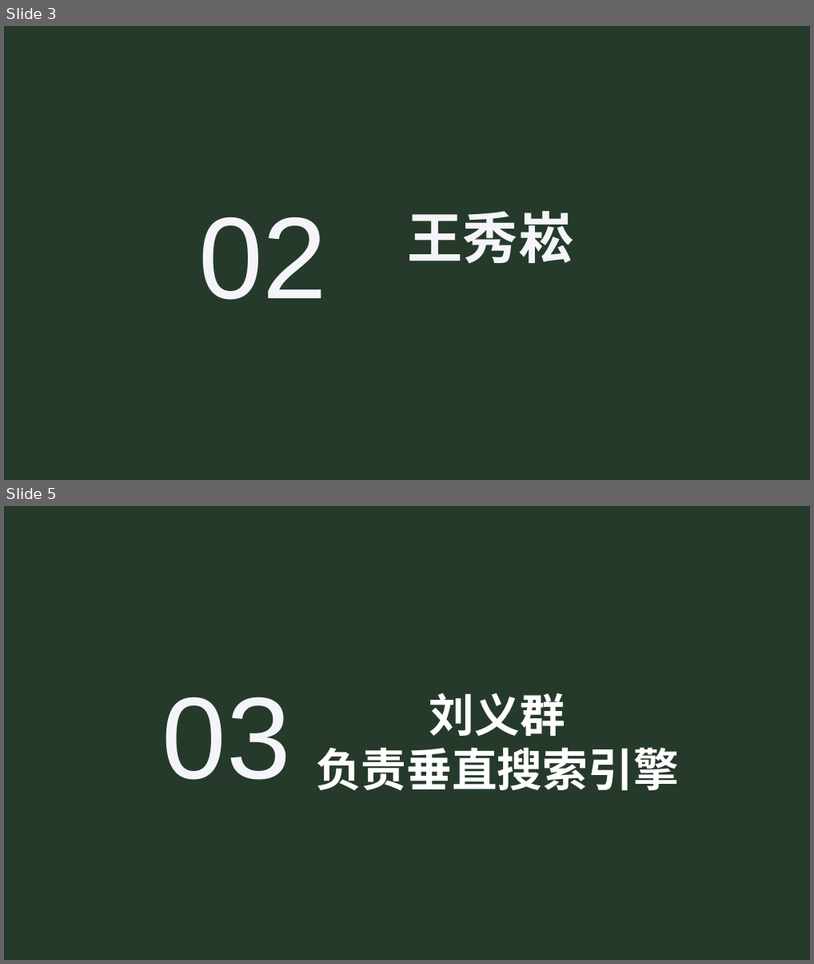
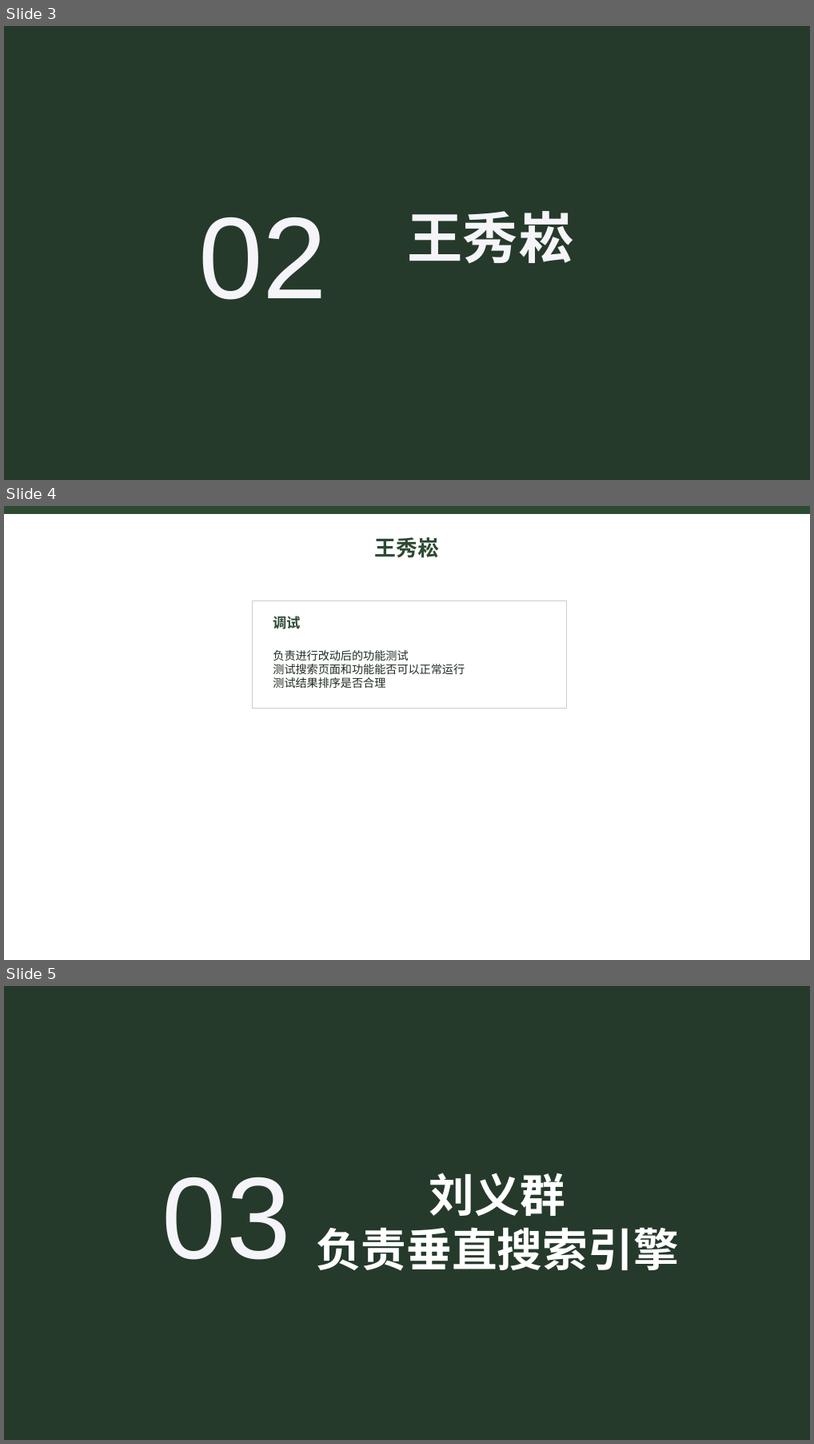
Before and after one commit to fivekilo/myrag, a slide deck: report/搜索引擎总结.pptx. Shown one above the other, each under a label of ours: slides 3 and 5 before the commit, slides 3, 4 and 5 after it; the slides between them are not shown. The pictures are 814x964 and 814x1444 pixels, drawn with LibreOffice and Linux fonts; fonts in the diff are those of the drawing. Boxes give left, top, right and bottom in pixels: in the first picture for what was removed or moved away, otherwise in the second. Text is boxed around its words. In the diff, an @@ line names an element or a change of style, - is before the commit and + after.

Commit message:
王秀崧报告部分

```diff
--- a/report/搜索引擎总结.pptx
+++ b/report/搜索引擎总结.pptx
@@ slide 4 added at <box>4,506,810,960</box>, background #FFFFFF @@
@@ rectangle added at <box>4,506,810,513</box>, fill #2D4A33, outline #2D4A33 0 pt @@
@@ text added at <box>375,537,439,558</box>, 25.5 pt, text #2D4A33, bold @@
+王秀崧
@@ rectangle added at <box>252,600,567,708</box>, fill #FFFFFF, outline #C7D0C4 0.75 pt @@
@@ text added at <box>273,616,301,629</box>, 16.5 pt, text #2D4A33, bold @@
+调试
@@ text added at <box>273,650,465,688</box>, 13.5 pt, text #1F2D22 @@
+负责进行改动后的功能测试
+测试搜索页面和功能能否可以正常运行
+测试结果排序是否合理
```
Also in this commit, not shown: 1 slide removed, 2 other files.
